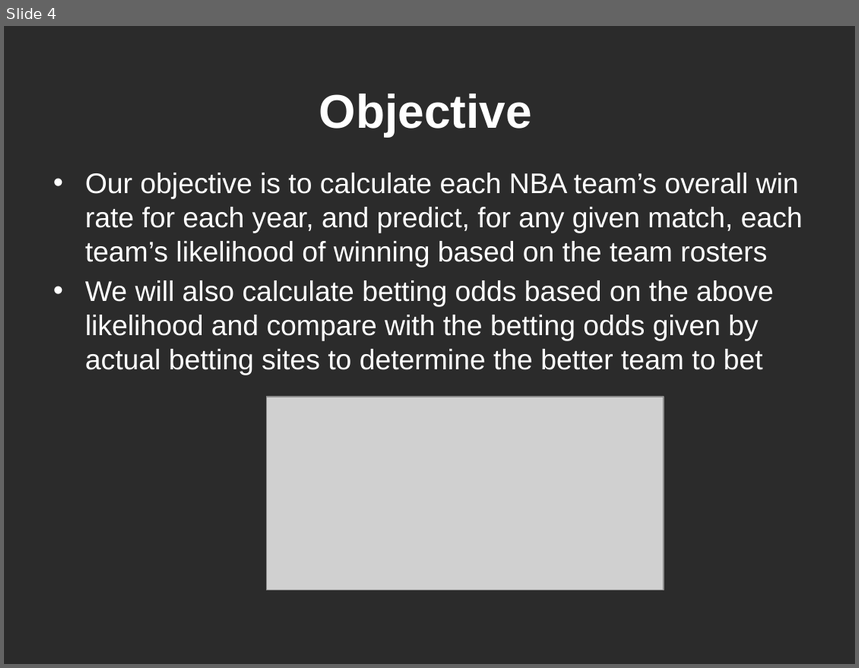
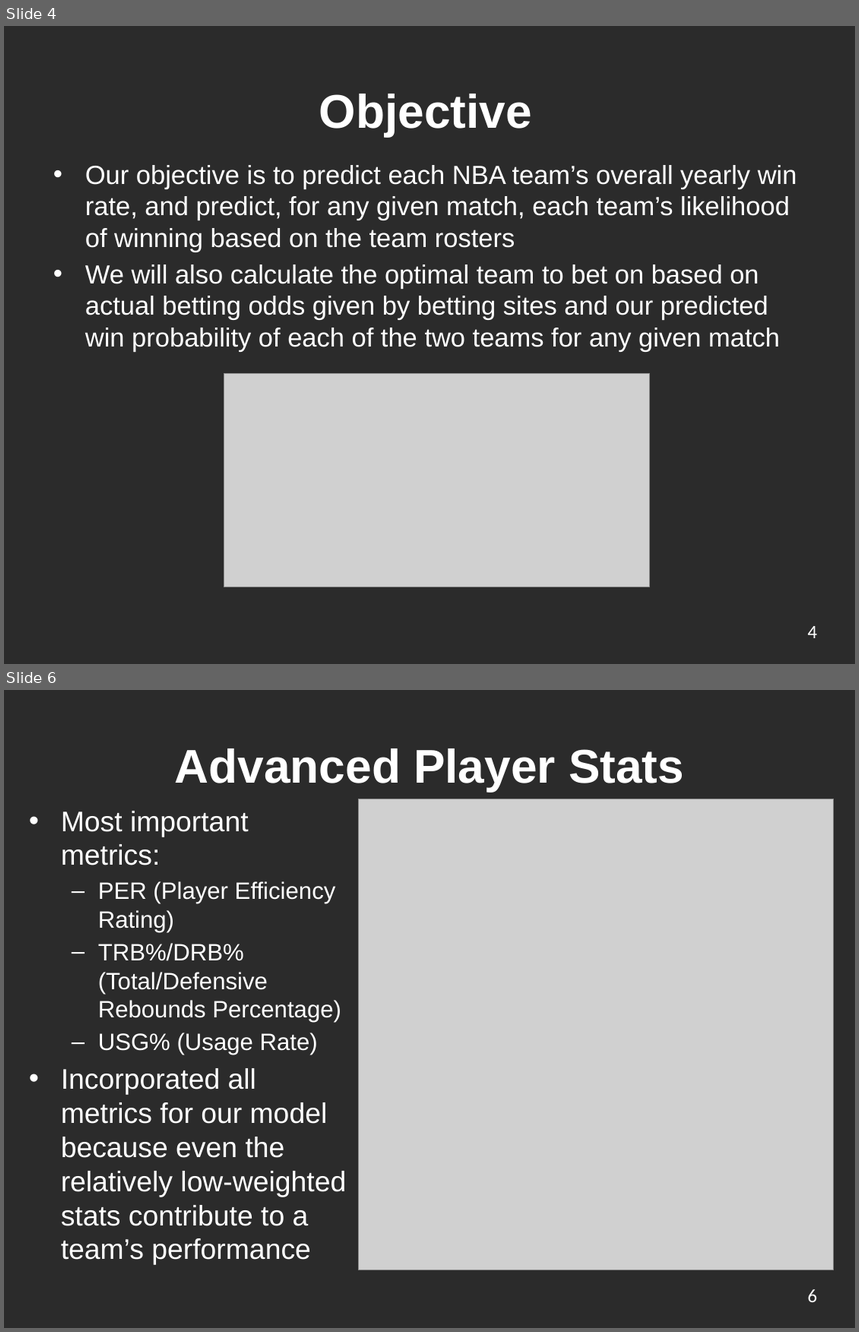
Before and after one commit to ickletsmulet/ECE-143-Group-19, a slide deck: Presentation.pptx. Shown one above the other, each under a label of ours: slide 4 before the commit, slides 4 and 6 after it; the slides between them are not shown. The pictures are 859x668 and 859x1332 pixels, drawn with LibreOffice and Linux fonts; fonts in the diff are those of the drawing; grey boxes stand for pictures; background and template pictures are left out; a plain dark background stands for a picture behind light text. Boxes give left, top, right and bottom in pixels: in the first picture for what was removed or moved away, otherwise in the second. Text is boxed around its words. In the diff, an @@ line names an element or a change of style, - is before the commit and + after.

```diff
--- a/Presentation.pptx
+++ b/Presentation.pptx
@@ slide 6 added at (4,690,855,1328), background picture (left out) @@
@@ title added at (175,749,684,792), 40 pt, text #FFFFFF, bold @@
+Advanced Player Stats
@@ picture added at (359,799,834,1271) @@
@@ text added at (61,811,346,1265), 24 pt, text #FFFFFF @@
+• Most important metrics:
+  – PER (Player Efficiency Rating)
+  – TRB%/DRB% (Total/Defensive Rebounds Percentage)
+  – USG% (Usage Rate)
+• Incorporated all metrics for our model because even the relatively low-weighted stats contribute to a team’s performance
@@ page number added at (808,1290,818,1303), 16 pt, text #FFFFFF @@
+6
@@ slide 4 changed as well @@
@@ text at (85,165,797,352): text changed; size 24 to 22.2 pt @@
-• Our objective is to calculate each NBA team’s overall win rate for each year, and predict, for any given match, each team’s likelihood of winning based on the team rosters
-• We will also calculate betting odds based on the above likelihood and compare with the betting odds given by actual betting sites to determine the better team to bet
+• Our objective is to predict each NBA team’s overall yearly win rate, and predict, for any given match, each team’s likelihood of winning based on the team rosters
+• We will also calculate the optimal team to bet on based on actual betting odds given by betting sites and our predicted win probability of each of the two teams for any given match
@@ picture: place and size @@
-picture at (266,397,664,591)
+picture at (224,373,649,588)
@@ page number added at (808,626,818,639), 16 pt, text #FFFFFF @@
+4
```
Also in this commit, not shown: 5 other slides changed, 5 other slides added, 1 slide removed.
